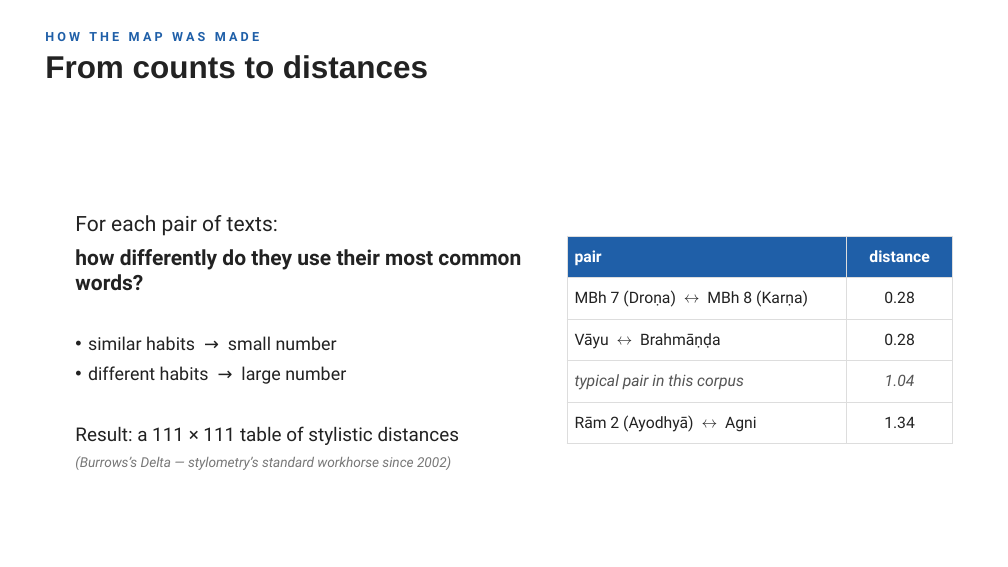
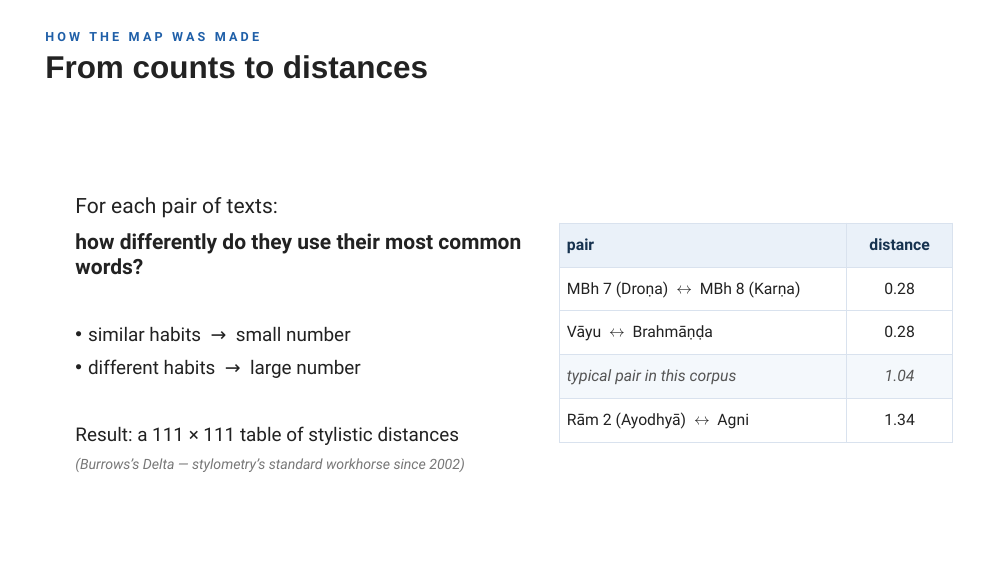
Before and after one commit to kengoharimoto/stylometry-experiments, a slide deck: slide 7 of materials/presentation_2026/chronology_stratification.pptx. Drawn at 1008x567 pixels with LibreOffice and Linux fonts; fonts in the diff are those of the drawing. Boxes give left, top, right and bottom in pixels: in the first picture for what was removed or moved away, otherwise in the second. Text is boxed around its words. In the diff, an @@ line names an element or a change of style, - is before the commit and + after.

```diff
--- a/materials/presentation_2026/chronology_stratification.pptx
+++ b/materials/presentation_2026/chronology_stratification.pptx
@@ text "For each pair of texts:" moved from (x1=75, y1=215, x2=521, y2=470) to (x1=75, y1=197, x2=521, y2=472) @@
@@ text "For each pair of texts:" at (x1=75, y1=197, x2=521, y2=472): size 17 to 18 pt in "similar habits → small number", "different habits → large number"; size 13 to 13.5 pt in "(Burrows’s Delta — stylometry’s standard workhorse since ..."; more space between paragraphs @@
@@ table at (x1=560, y1=223, x2=953, y2=433) @@
@@ fill #1F5FA8 to #EAF1F9 in row 1 @@
@@ fill none to #F4F8FC in row 4 @@
@@ text colour #FFFFFF to #16324F in "pair", "distance" @@
@@ borders changed @@
@@ table resized from (x1=567, y1=236, x2=953, y2=436) to (x1=560, y1=223, x2=953, y2=433) @@
```
Also in this commit, not shown: 14 other slides changed, 1 other file.
